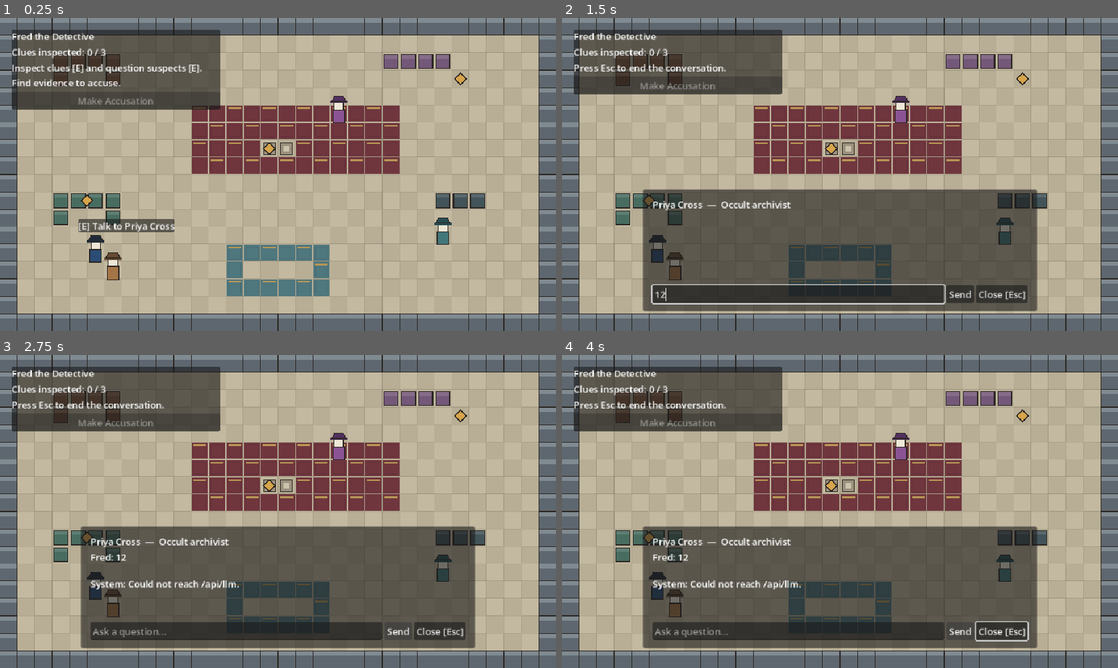
Above: before the commit, frames 1-4 (two rows, left to right).
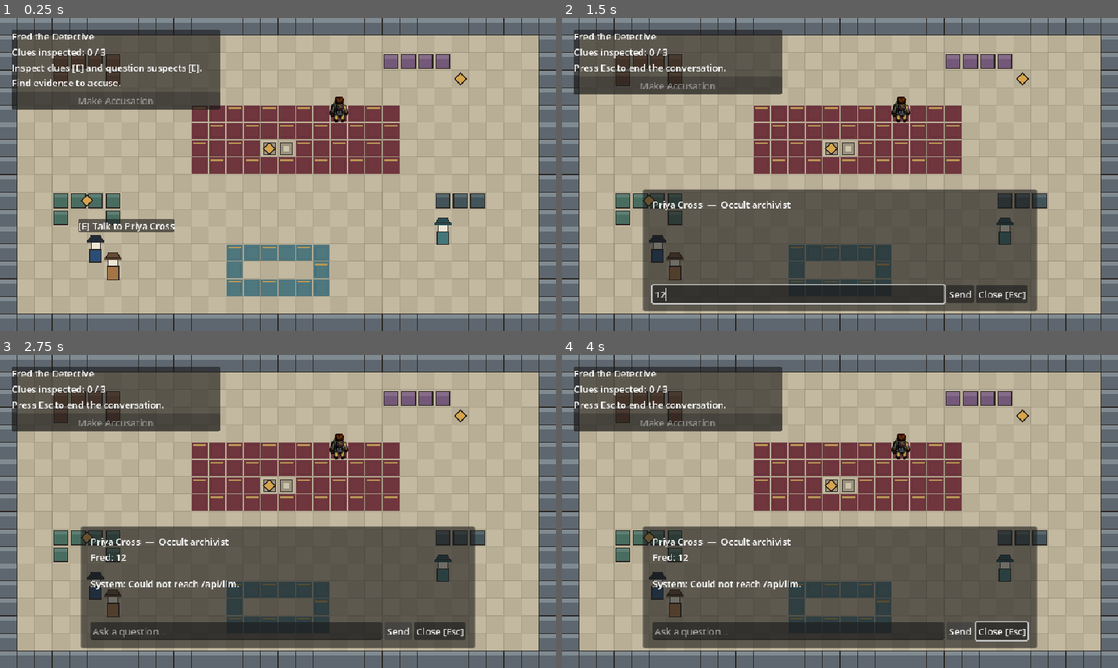
Above: after the commit, the same moments.

Repository: grand-cat-unknown/fred-the-detective
Game: Godot game, scene res://scenes/main.tscn
Same seed, same stepped clock (60 frames per second), same inputs: the game is played once before the commit and once after it.
Inputs (mouse positions are in pixels of both pictures, inside the frame that each line leads up to):
- Up to frame 1 (0.25 s): no input
- Up to frame 2 (1.5 s): tap Enter at 0.5 s; hold Right (ui_right) 0.53-1.25 s; hold E (interact) 0.53-1.25 s; click (795, 293) at 1.27 s; type "12" at 1.35 s
- Up to frame 3 (2.75 s): click "Send" at 2 s
- Up to frame 4 (4 s): tap Space at 2.75 s; hold Down (ui_down) 2.78-3.53 s; tap E (interact) at 2.85 s; tap Enter at 3.5 s; hold Right (ui_right) from 3.53 s (still down); hold E (interact) from 3.53 s (still down)

The runs differ from the first frame. In frame 1, 1.0% of the frame differs, in the area x 2-63%, y 4-68%; in frame 2, 0.9%; in frame 3, 1.3%; in frame 4, 1.3%, in the area x 2-84%, y 4-90%.

Commit message:
Adding images now

Diff:
--- a/project.godot
+++ b/project.godot
@@ -27,4 +27,5 @@
 
 [rendering]
 
+textures/canvas_textures/default_texture_filter=0
 rendering_device/driver.windows="d3d12"
--- a/scripts/game.gd
+++ b/scripts/game.gd
@@ -18,6 +18,7 @@
 const UNTRUSTED_PLAYER_END := "[UNTRUSTED_PLAYER_MESSAGE_END]"
 const REQUIRED_ACCUSATION_CLUE_IDX := 1
 const ACCUSATION_VERIFIER_INSTRUCTIONS := "You are the final case-verdict verifier for Fred the Detective. You are not  …(667 unchanged characters)…
+const LENA_TEXTURE := preload("res://assets/characters/lena.png")
 const MAP_ROWS := [
 	"################################",
 	"#..............................#",
@@ -45,6 +46,7 @@
 		"name": "Dr. Lena Faraday",
 		"subtitle": "Lead ghostbuster",
 		"position": Vector2(585.0, 165.0),
+		"texture": LENA_TEXTURE,
 		"color": Color8(138, 84, 148),
 		"hat_color": Color8(82, 48, 96),
 		"instructions": "You are Dr. Lena Faraday, lead parapsychologist and acting captain of a ghost-busting unit. During a …(788 unchanged characters)…
@@ -546,6 +548,9 @@
 func _draw_npcs() -> void:
 	for i in range(SUSPECTS.size()):
 		var pos: Vector2 = SUSPECTS[i]["position"]
+		if SUSPECTS[i].has("texture"):
+			_draw_character_texture(pos, SUSPECTS[i]["texture"])
+			continue
 		var col: Color = SUSPECTS[i]["color"]
 		var hat_col: Color = SUSPECTS[i]["hat_color"]
 		_draw_actor(pos, col, hat_col)
@@ -553,6 +558,12 @@
 
 func _draw_player() -> void:
 	_draw_actor(player_position, PLAYER_COLOR, HAT_COLOR)
+
+
+func _draw_character_texture(pos: Vector2, texture: Texture2D) -> void:
+	var size := texture.get_size()
+	var rect := Rect2(pos - Vector2(size.x * 0.5, size.y - TILE_SIZE * 0.5), size)
+	draw_texture_rect(texture, rect, false)
 
 
 func _draw_actor(pos: Vector2, body_color: Color, hat_color: Color) -> void:
Binary file added: assets/characters/Ghostbuster1.png
Not shown, added: assets/characters/Ghostbuster1.png.import
Binary file added: assets/characters/lena.png
Not shown, added: assets/characters/lena.png.import
Not shown, changed: public/index.html
Not shown, changed: public/index.pck
